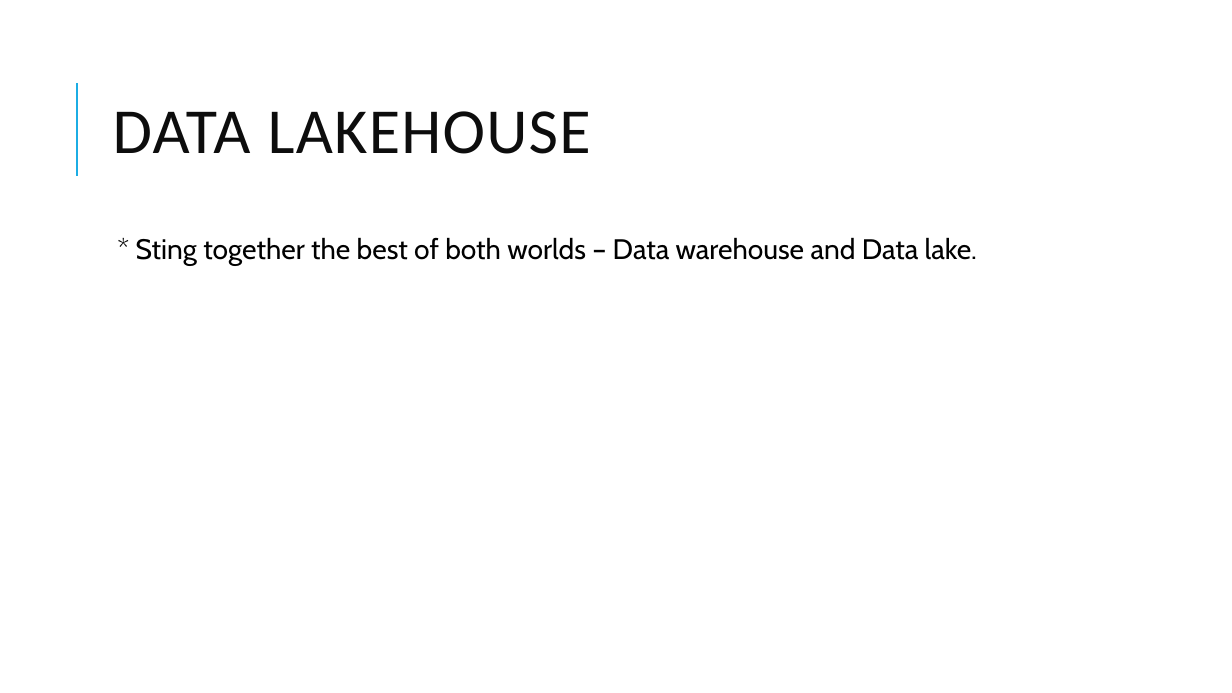
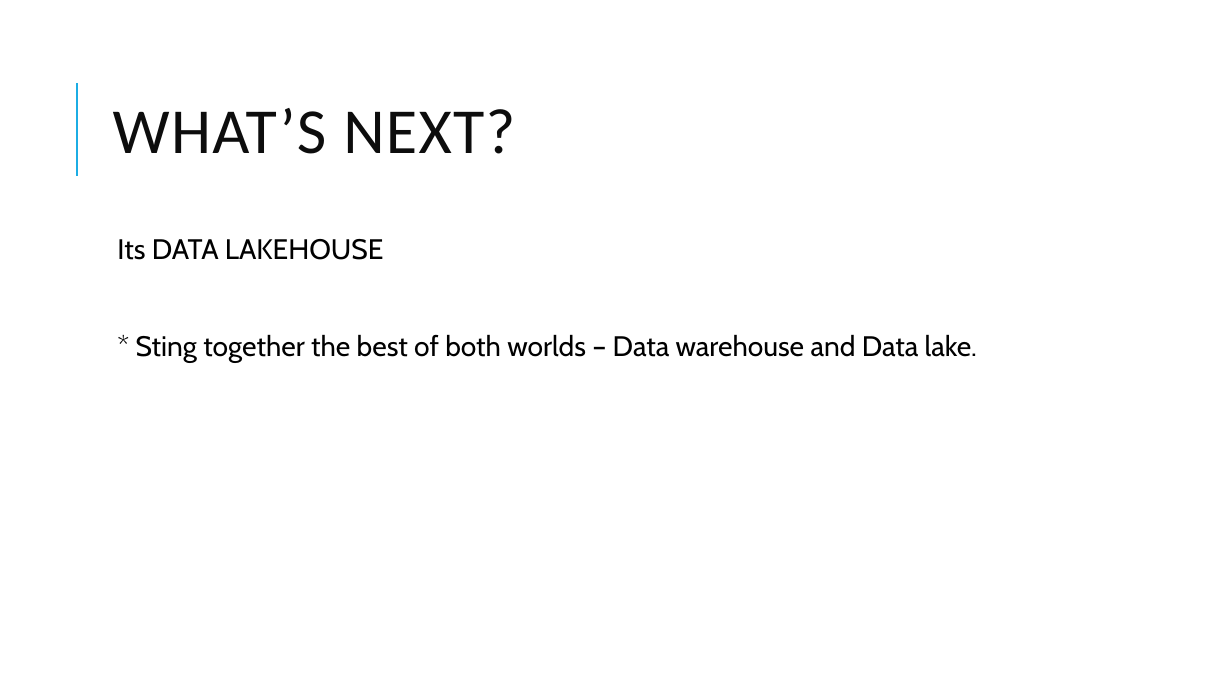
Before and after one commit to dinesarun/common, a slide deck: slide 19 of sessions/GAB 2021/Choosing right Data Service.pptx (slide 10 before the commit). Drawn at 1232x693 pixels with LibreOffice and Linux fonts; fonts in the diff are those of the drawing. Boxes give left, top, right and bottom in pixels: in the first picture for what was removed or moved away, otherwise in the second. Text is boxed around its words. In the diff, an @@ line names an element or a change of style, - is before the commit and + after.

```diff
--- a/sessions/GAB 2021/Choosing right Data Service.pptx
+++ b/sessions/GAB 2021/Choosing right Data Service.pptx
@@ title at <box>113,108,515,154</box>: text changed @@
-DATA LAKEHOUSE
+WHAT’S NEXT?
@@ text at <box>117,239,384,260</box>: paragraph added @@
+  Its DATA LAKEHOUSE
```
Also in this commit, not shown: 15 other slides changed, 3 slides added, 2 slides removed.
